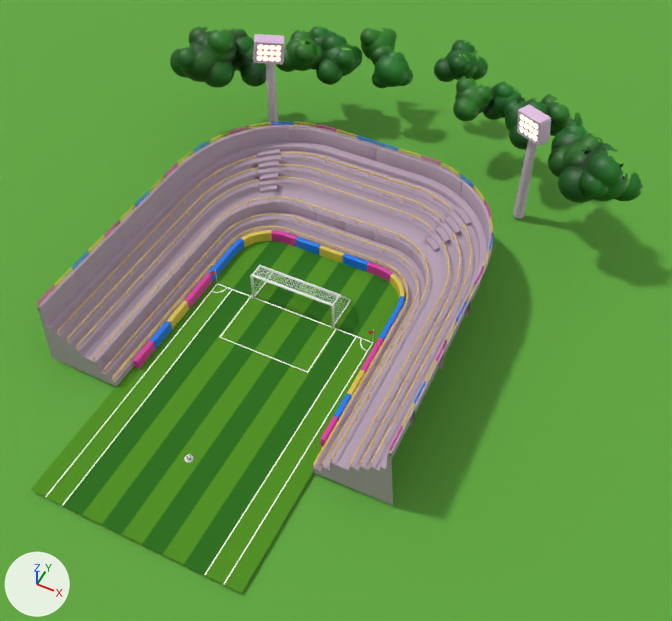
The glTF model public/assets/stadium/Stadium_Recon_web.glb as it was, and as the next commit left it.
Rendered twice from a 50 mm lens placed at (20.4, -13.6, 45.0), pointed at (2.8, 21.6, 1.0). The axes (+X, +Y, +Z) are drawn at lower left. The lights are the same throughout. The first picture is the older version. Where no turn or scale is listed for an object, it has been applied to the vertices. Vertices at exactly the same position are counted once.

In view in the first picture: 'ADV_Panel_E08', 'ADV_Panel_W08', 'FLOOD_Light_L', 'FLOOD_Light_R', 'GROUND_Outside', 'PITCH_Grass', 'STATIC_Concrete', 'STATIC_Markings', 'STATIC_Railings', 'STATIC_Trees' and 17 more.
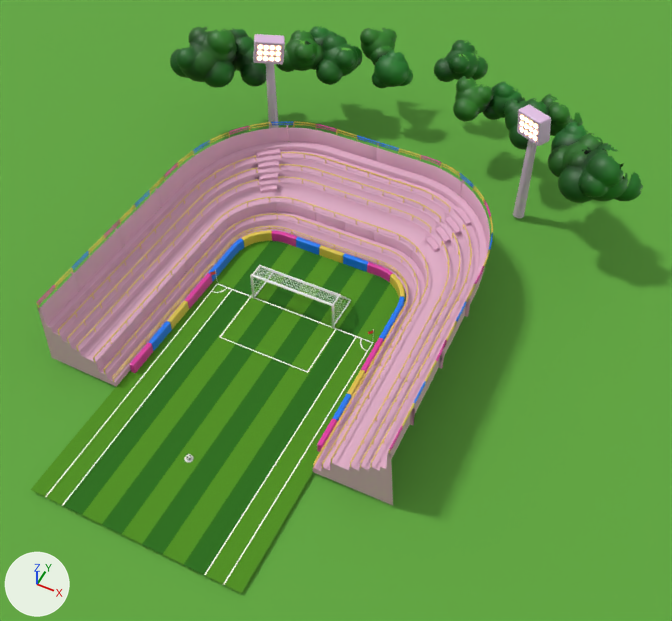
Edits to the bpy script that builds the scene:
```text
Change mat_m_concrete_cream:
    mat_m_concrete_cream.base_color: (0.463, 0.353, 0.447) -> (0.75, 0.423, 0.575)  # grey #b5a0b2 -> pink #e1aec8
Change me_static_concrete:
    used by ob_static_concrete; location = (0.0, 0.0, 0.0)
    remove me_static_concrete.from_pydata(...)  # 2197 vertices, 4110 faces; spans x -11.6..11.6, y 11.0..33.9, z 0.0..4.9
    add me_static_concrete.from_pydata(...)  # 2091 vertices, 3869 faces; spans x -11.6..11.6, y 11.0..33.9, z 0.0..4.9
    me_static_concrete part 1: 71 vertices removed from x -11.3..11.3, y 11.0..33.9, z 3.3..4.9
    other edits to the shape of me_static_concrete do not show in these pictures
Change ob_adv_panel_e08:
    ob_adv_panel_e08.location: (6.39, 13.61, 0.0) -> (6.4, 13.31, 0.0)
Change ob_adv_panel_w08:
    ob_adv_panel_w08.location: (-6.39, 13.61, 0.0) -> (-6.4, 13.31, 0.0)
```

Changed parts and their boxes [x1, y1, x2, y2] in the pictures (672 x 621 px):
'STATIC_Concrete', recoloured, reshaped (grey to pink)
    before: [37, 125, 494, 505]
    after: [37, 125, 490, 505]
'ADV_Panel_W08', moved
    before: [133, 340, 155, 369]
    after: [129, 343, 153, 373]
'ADV_Panel_E08', moved
    before: [320, 416, 338, 447]
    after: [317, 419, 337, 452]
part 1 of me_static_concrete, deleted
    before: [37, 125, 494, 454]
